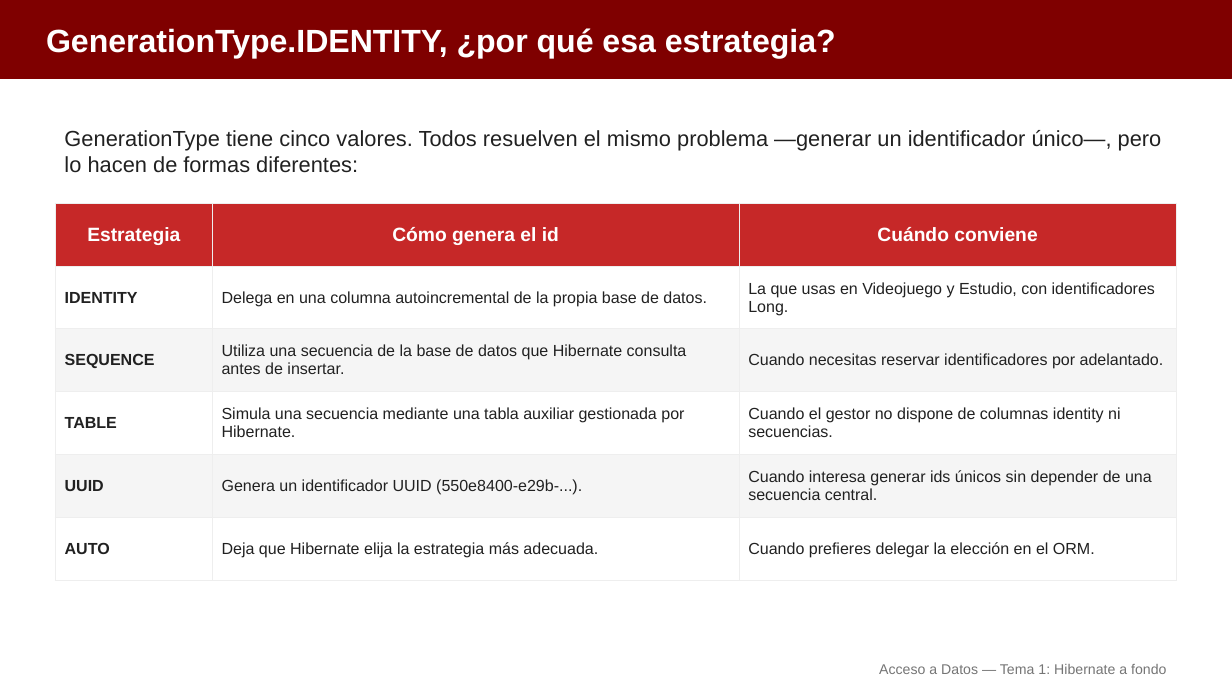
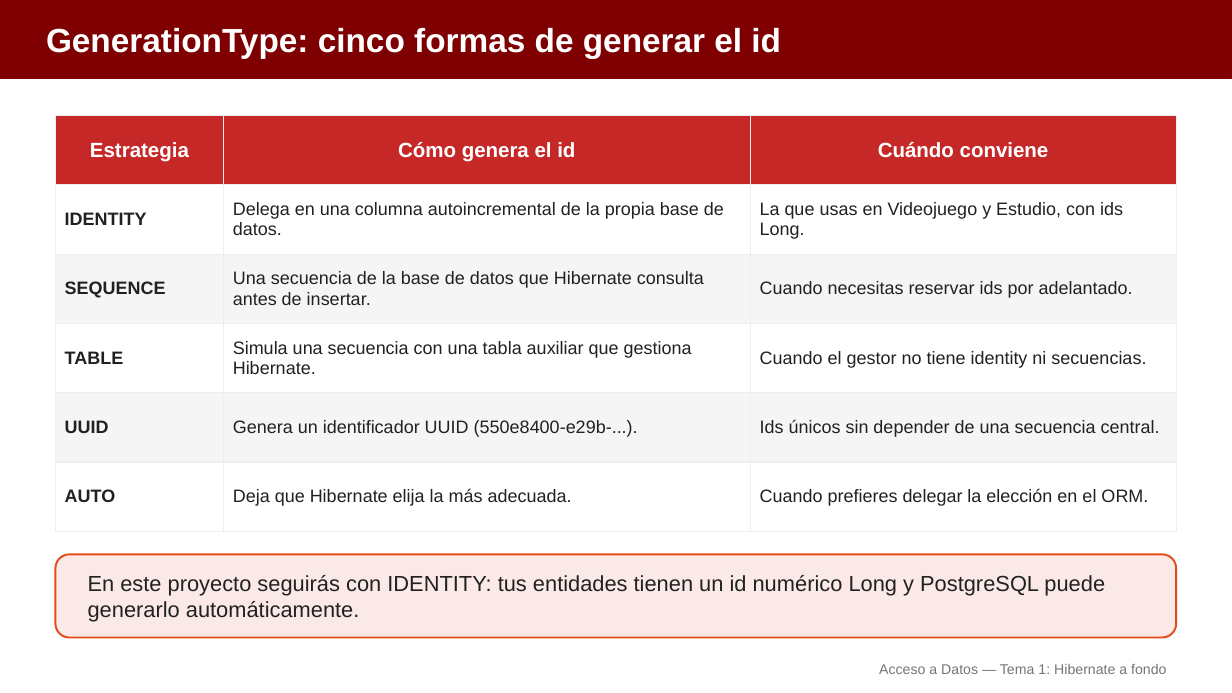
Before and after one commit to aitorventura/acceso-a-datos, a slide deck: slide 7 of docs/tema1/diapositivas/hibernate-a-fondo.pptx (slide 17 before the commit). Drawn at 1232x693 pixels with LibreOffice and Linux fonts; fonts in the diff are those of the drawing. Boxes give left, top, right and bottom in pixels: in the first picture for what was removed or moved away, otherwise in the second. Text is boxed around its words. In the diff, an @@ line names an element or a change of style, - is before the commit and + after.

```diff
--- a/docs/tema1/diapositivas/hibernate-a-fondo.pptx
+++ b/docs/tema1/diapositivas/hibernate-a-fondo.pptx
@@ text at [46,27,781,58]: text changed; size 25 to 26 pt @@
-GenerationType.IDENTITY, ¿por qué esa estrategia?
+GenerationType: cinco formas de generar el id
@@ table at [55,116,1177,510] @@
-row 2, column 3: La que usas en Videojuego y Estudio, con identificadores Long.
+row 2, column 3: La que usas en Videojuego y Estudio, con ids Long.
-row 3, column 2: Utiliza una secuencia de la base de datos que Hibernate consulta antes de insertar.
+row 3, column 2: Una secuencia de la base de datos que Hibernate consulta antes de insertar.
-row 3, column 3: Cuando necesitas reservar identificadores por adelantado.
+row 3, column 3: Cuando necesitas reservar ids por adelantado.
-row 4, column 2: Simula una secuencia mediante una tabla auxiliar gestionada por Hibernate.
+row 4, column 2: Simula una secuencia con una tabla auxiliar que gestiona Hibernate.
-row 4, column 3: Cuando el gestor no dispone de columnas identity ni secuencias.
+row 4, column 3: Cuando el gestor no tiene identity ni secuencias.
-row 5, column 3: Cuando interesa generar ids únicos sin depender de una secuencia central.
+row 5, column 3: Ids únicos sin depender de una secuencia central.
-row 6, column 2: Deja que Hibernate elija la estrategia más adecuada.
+row 6, column 2: Deja que Hibernate elija la más adecuada.
@@ size 15 to 16 pt in "Estrategia", "Cómo genera el id", "Cuándo conviene" @@
@@ size 12.5 to 14 pt in "IDENTITY", "Delega en una columna autoincremental de la ...", "SEQUENCE", "TABLE" and 4 more places @@
@@ table: place and size @@
-table at [55,203,1177,580]
+table at [55,116,1177,510]
@@ text removed at [64,130,1162,173] @@
-GenerationType tiene cinco valores. Todos resuelven el mismo problema —generar un identificador único—, pero lo hacen de formas diferentes:
@@ rounded rectangle added at [55,555,1177,638], fill #FBE9E7, outline #E64A19 1.5 pt @@
@@ text added at [88,575,1105,622], 17 pt, text #212121 @@
+En este proyecto seguirás con IDENTITY: tus entidades tienen un id numérico Long y PostgreSQL puede generarlo automáticamente.
```
Also in this commit, not shown: 14 other slides changed, 22 slides removed, 15 other files.
